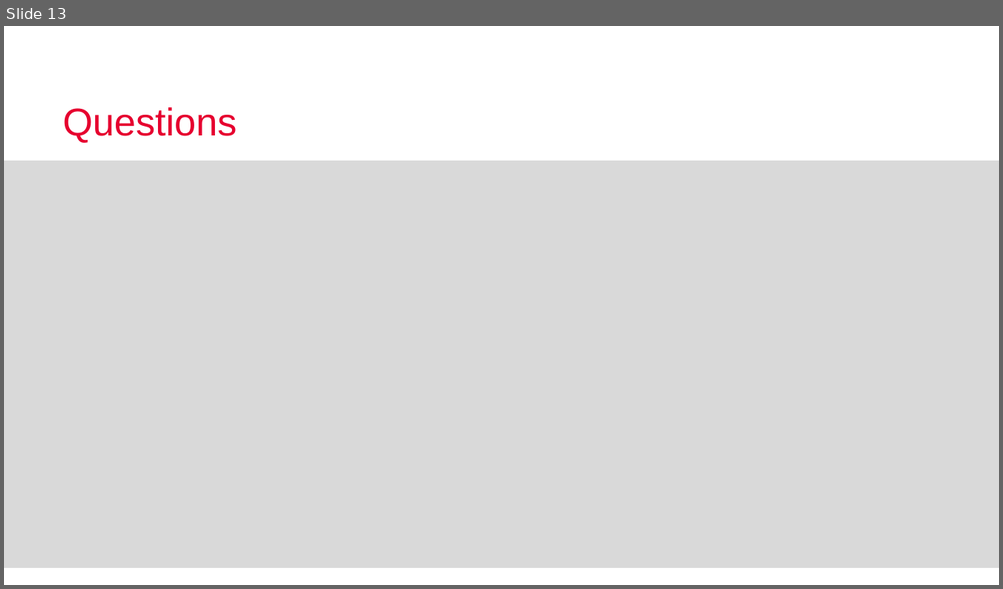
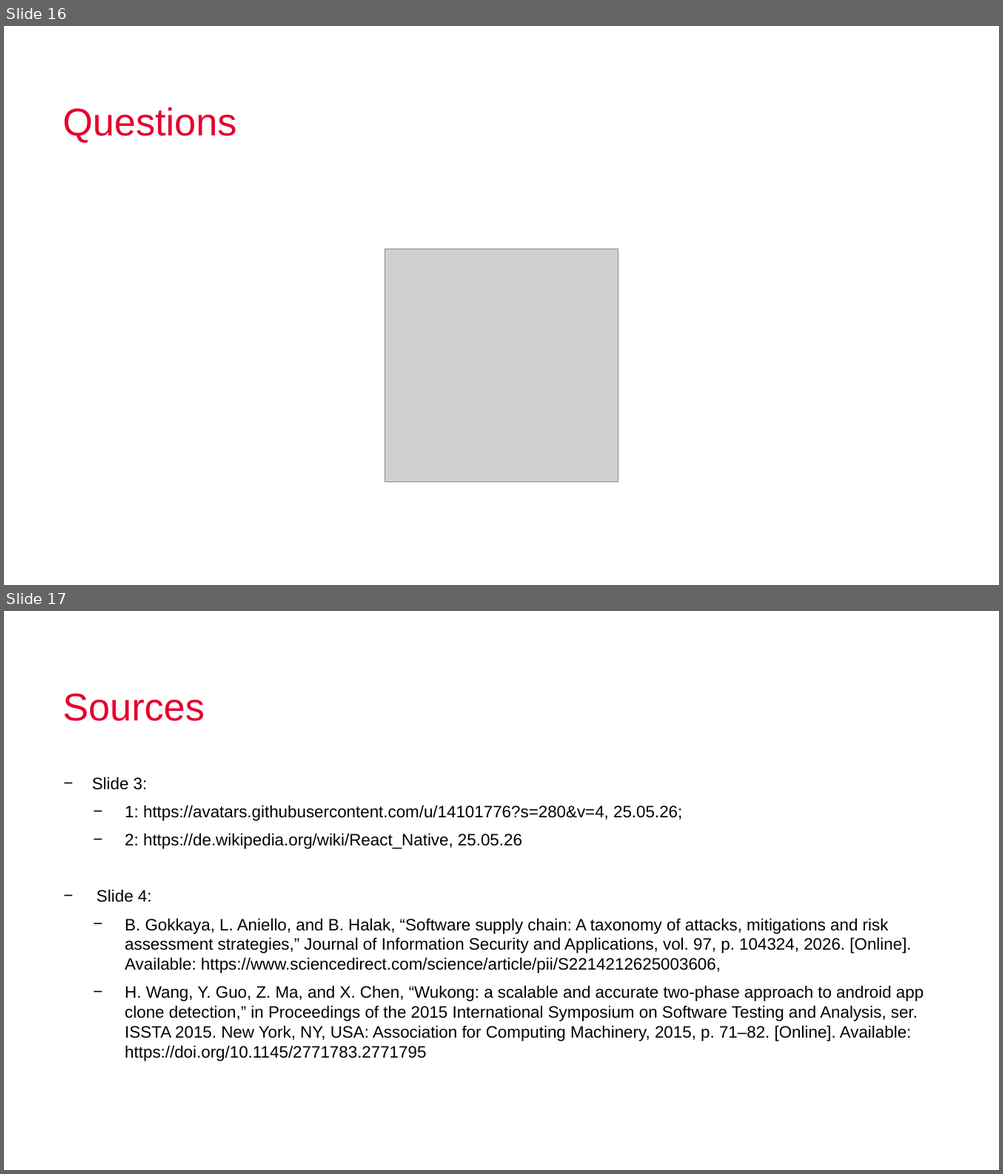
Before and after one commit to X-TPL/X-TPL, a slide deck: Presentations/26_05_26_Seminar.pptx. Shown one above the other, each under a label of ours: slide 13 before the commit, slides 16 and 17 after it. The pictures are 1003x589 and 1003x1174 pixels, drawn with LibreOffice and Linux fonts; fonts in the diff are those of the drawing; grey boxes stand for pictures; background and template pictures are left out. Boxes give left, top, right and bottom in pixels: in the first picture for what was removed or moved away, otherwise in the second. Text is boxed around its words. In the diff, an @@ line names an element or a change of style, - is before the commit and + after.

```diff
--- a/Presentations/26_05_26_Seminar.pptx
+++ b/Presentations/26_05_26_Seminar.pptx
@@ slide 17 added at [4, 611, 999, 1170], background #FFFFFF @@
@@ title added at [62, 693, 205, 721], 28 pt, text #E6002E @@
+Sources
@@ text added at [92, 777, 923, 1062], 12 pt, text #000000 @@
+− Slide 3:
+  − 1: https://avatars.githubusercontent.com/u/14101776?s=280&v=4, 25.05.26;
+  − 2: https://de.wikipedia.org/wiki/React_Native, 25.05.26
+− Slide 4:
+  − B. Gokkaya, L. Aniello, and B. Halak, “Software supply chain: A taxonomy of attacks, mitigations and risk assessment strategies,” Journal of Information Security and Applications, vol. 97, p. 104324, 2026. [Online]. Available: https://www.sciencedirect.com/science/article/pii/S2214212625003606,
+  − H. Wang, Y. Guo, Z. Ma, and X. Chen, “Wukong: a scalable and accurate two-phase approach to android app clone detection,” in Proceedings of the 2015 International Symposium on Software Testing and Analysis, ser. ISSTA 2015. New York, NY, USA: Association for Computing Machinery, 2015, p. 71–82. [Online]. Available: https://doi.org/10.1145/2771783.2771795
@@ what was slide 13 is now slide 16 @@
@@ slide 16 changed as well @@
@@ rectangle removed at [4, 160, 999, 568] @@
@@ rectangle removed at [4, 236, 999, 569] @@
@@ picture added at [385, 249, 617, 483] @@
```
Also in this commit, not shown: 9 other slides changed, 8 other slides added, 3 slides removed.
